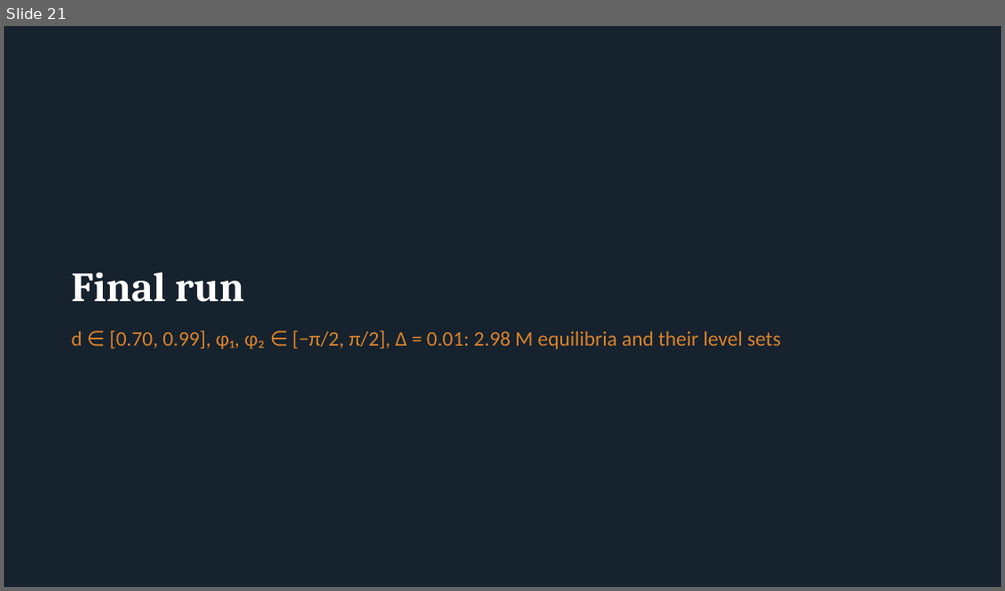
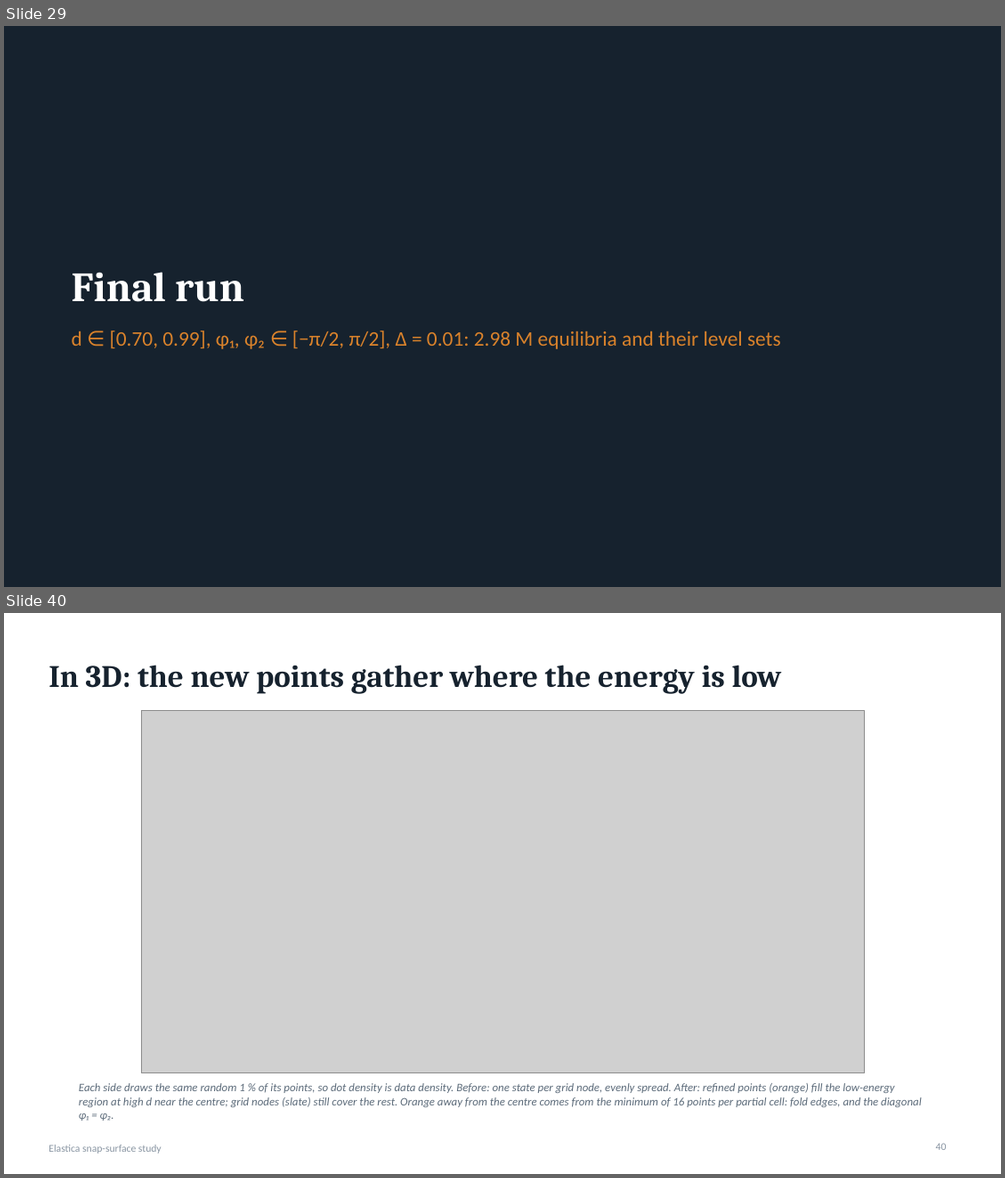
Before and after one commit to grraxx/elastica, a slide deck: presentation/elastica_snap_surface.pptx. Shown one above the other, each under a label of ours: slide 21 before the commit, slides 29 and 40 after it; the slides between them are not shown. The pictures are 1005x591 and 1005x1178 pixels, drawn with LibreOffice and Linux fonts; fonts in the diff are those of the drawing; grey boxes stand for pictures. Boxes give left, top, right and bottom in pixels: in the first picture for what was removed or moved away, otherwise in the second. Text is boxed around its words. In the diff, an @@ line names an element or a change of style, - is before the commit and + after.

```diff
--- a/presentation/elastica_snap_surface.pptx
+++ b/presentation/elastica_snap_surface.pptx
@@ slide 40 added at (x1=4, y1=613, x2=1001, y2=1174), background #FFFFFF @@
@@ title added at (x1=48, y1=665, x2=782, y2=694), 30 pt, text #16222E, bold @@
+In 3D: the new points gather where the energy is low
@@ picture added at (x1=141, y1=710, x2=864, y2=1073) @@
@@ text added at (x1=79, y1=1083, x2=921, y2=1120), 11 pt, text #5C6B7A, italic @@
+Each side draws the same random 1 % of its points, so dot density is data density. Before: one state per grid node, evenly spread. After: refined points (orange) fill the low-energy region at high d near the centre; grid nodes (slate) still cover the rest. Orange away from the centre comes from the minimum of 16 points per partial cell: fold edges, and the diagonal φ₁ = φ₂.
@@ text added at (x1=48, y1=1144, x2=162, y2=1153), 10 pt, text #8A96A3 @@
+Elastica snap-surface study
@@ page number added at (x1=936, y1=1143, x2=947, y2=1150), 10 pt, text #8A96A3 @@
+40
@@ what was slide 21 is now slide 29 @@
```
Also in this commit, not shown: 5 slides changed, 14 other slides added, 50 other files.
